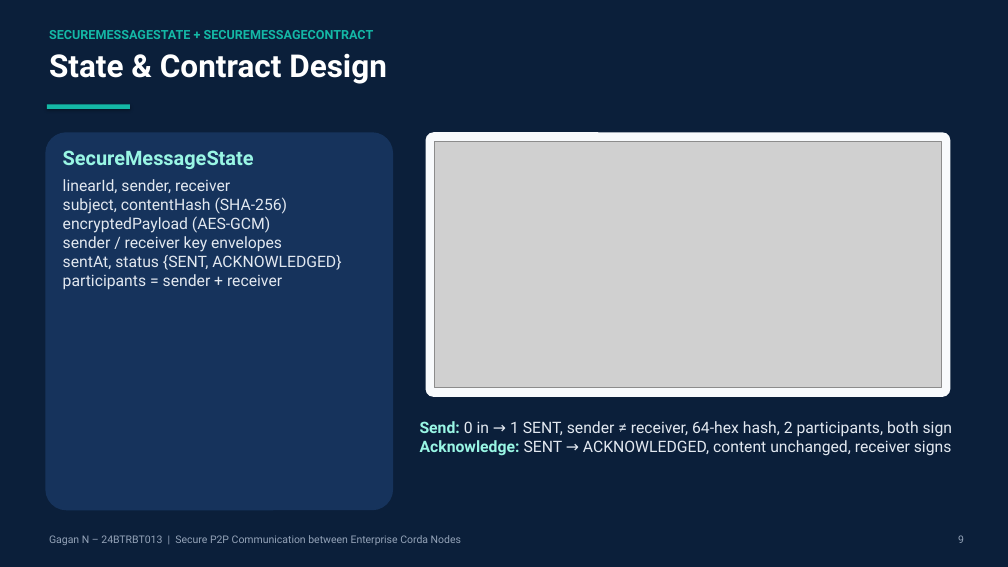
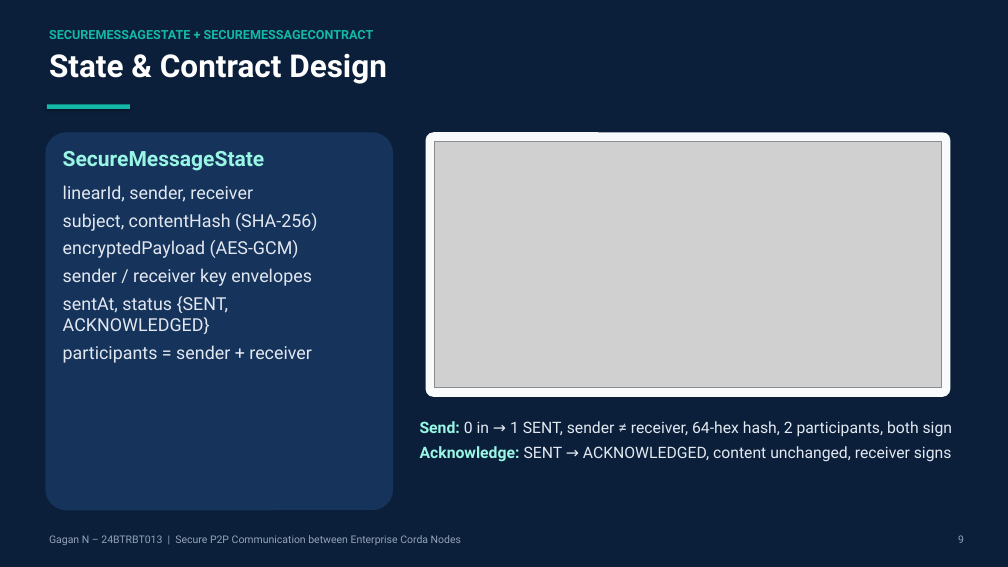
Before and after one commit to Momo-1628/secure-p2p-corda-nodes, a slide deck: slide 9 of ppt/Topic12_Secure_P2P_Corda_24BTRBT013.pptx. Drawn at 1008x567 pixels with LibreOffice and Linux fonts; fonts in the diff are those of the drawing; grey boxes stand for pictures. Boxes give left, top, right and bottom in pixels: in the first picture for what was removed or moved away, otherwise in the second. Text is boxed around its words. In the diff, an @@ line names an element or a change of style, - is before the commit and + after.

```diff
--- a/ppt/Topic12_Secure_P2P_Corda_24BTRBT013.pptx
+++ b/ppt/Topic12_Secure_P2P_Corda_24BTRBT013.pptx
@@ text "SecureMessageState" at (x1=63, y1=151, x2=265, y2=171): size 19 to 20 pt @@
@@ text "linearId, sender, receiver" at (x1=63, y1=185, x2=318, y2=363): size 15 to 17 pt; more space between paragraphs @@
@@ text "Send: 0 in → 1 ..." at (x1=420, y1=421, x2=952, y2=462): more space between paragraphs @@
```
Also in this commit, not shown: 15 other slides changed, 2 other files.
